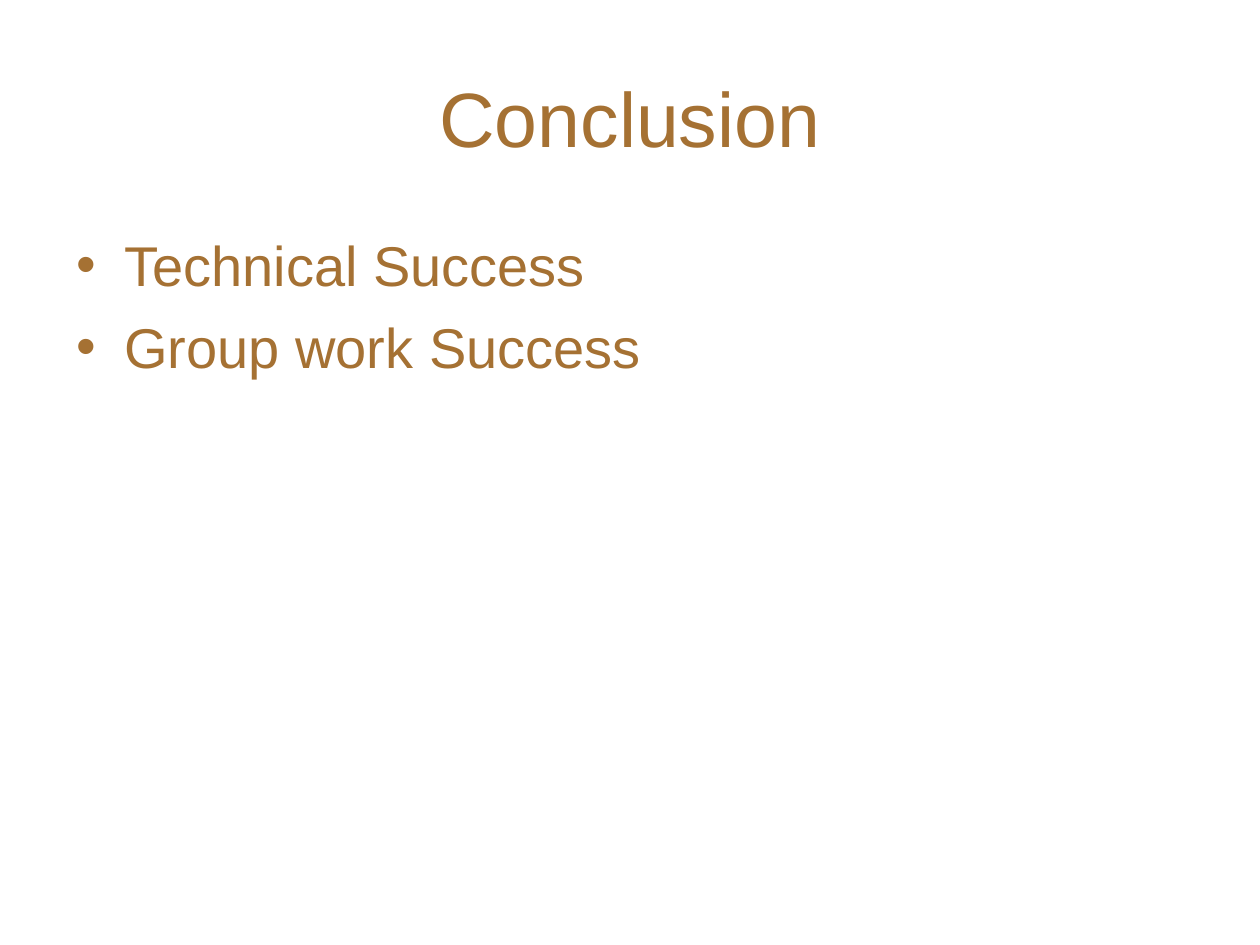
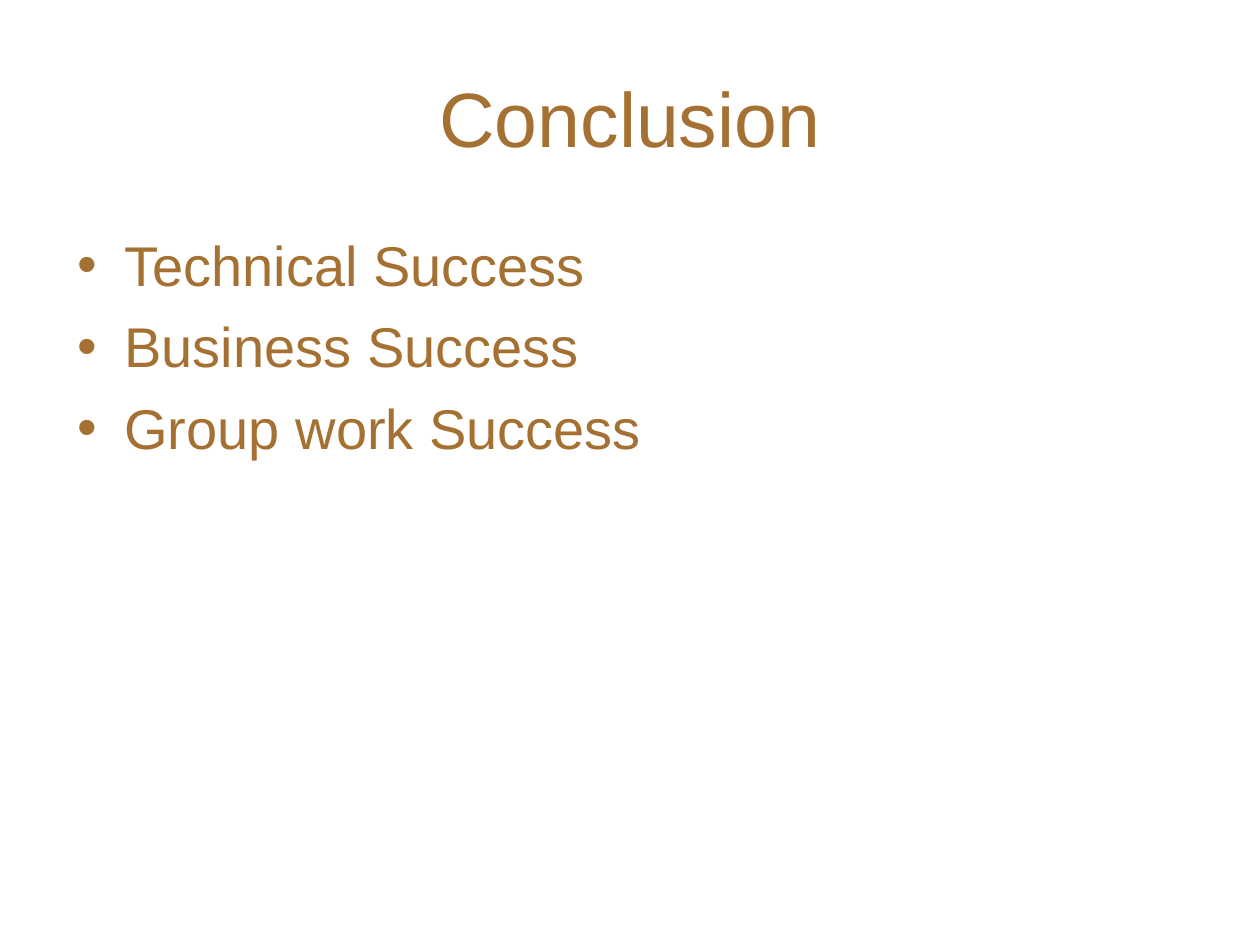
Before and after one commit to NabeelaMSIT/digichef, a slide deck: slide 14 of digichef/presentation/pres.ppt (slide 13 before the commit). Drawn at 1260x945 pixels with LibreOffice and Linux fonts; fonts in the diff are those of the drawing; background and template pictures are left out. Boxes give left, top, right and bottom in pixels: in the first picture for what was removed or moved away, otherwise in the second. Text is boxed around its words. In the diff, an @@ line names an element or a change of style, - is before the commit and + after.

```diff
--- a/digichef/presentation/pres.ppt
+++ b/digichef/presentation/pres.ppt
@@ text at [124, 326, 579, 368]: paragraph added @@
+• Business Success
```
Also in this commit, not shown: 4 other slides changed, 1 slide added.
